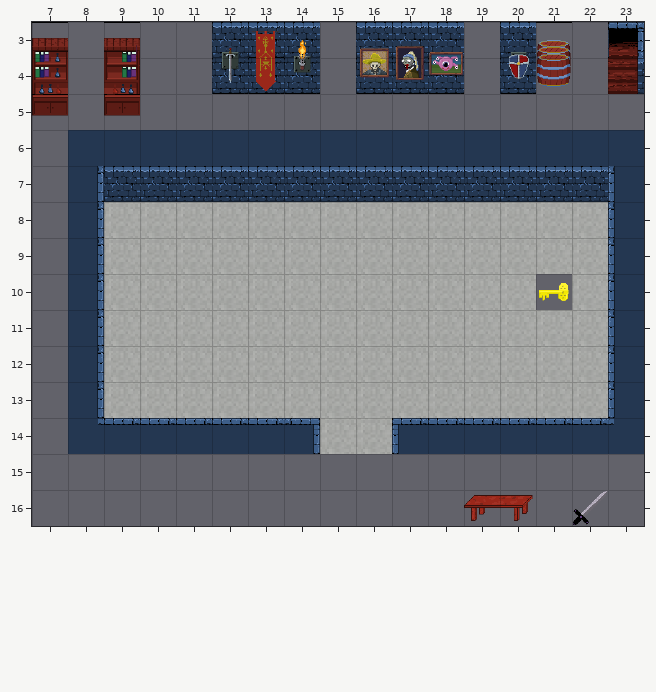
Two states of a Tiled map, maps/workspace.tmx. Above is the file before it was changed.
Cells are 50x50 px. Shown: x 7..23, y 3..16.
After the commit:
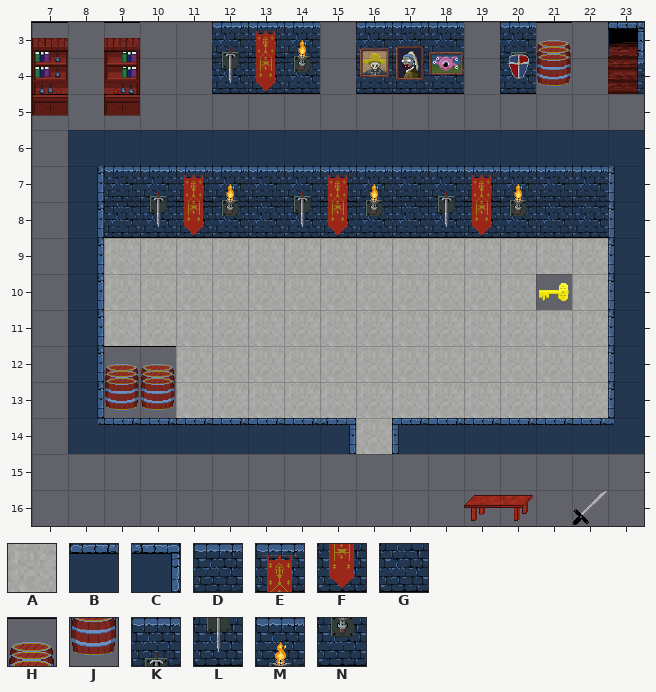
Key: from "tiles": A 1, B 7, C 8, D 13, E 20, F 21, G 23, H 47, J 48, K 55, L 56, M 65, N 69.
_ is an empty cell.
From old to new:
Layer "floor":
y 7: x 10..12 DDD -> KEM; x 14..16 DDD -> KEM; x 18..20 DDD -> KEM
y 8: x 9..22 AAAAAAAAAAAAAA -> GLFNGLFNGLFNGG
y 12: x 9..10 AA -> HH
y 13: x 9..10 AA -> JJ
y 14: x 14..15 CA -> BC
Boxes around the changes in both pictures, in picture pixels (x1, y1, x2, y2):
changed: (104, 175, 608, 238)
changed: (104, 346, 176, 418)
changed: (284, 418, 356, 454)
